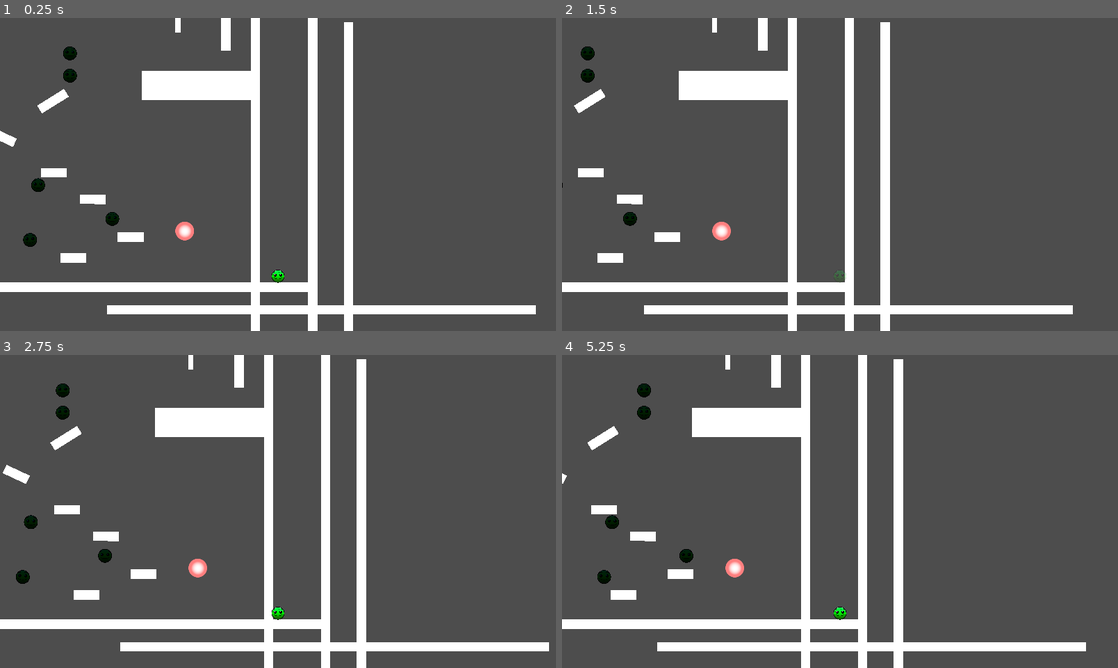
Above: before the commit, frames 1-4 (two rows, left to right).
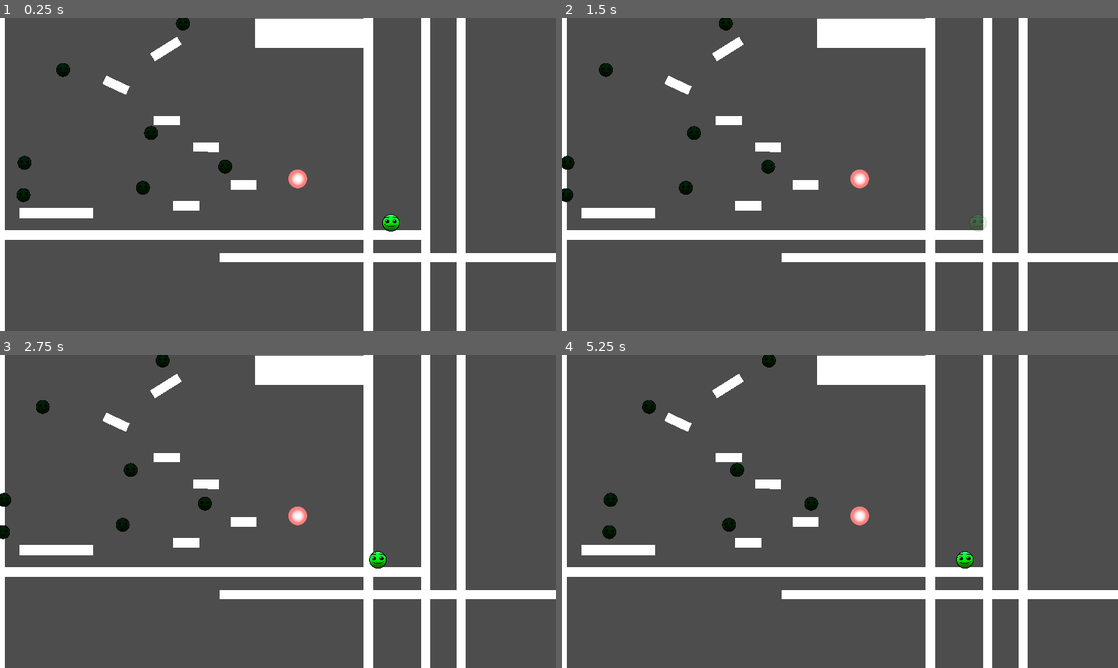
Above: after the commit, the same moments.

Repository: ReusableChopsticks/BreakoutBossfight
Game: Godot game, scene res://scenes/level_1/level.tscn
Two runs of this game, one before a commit and one after it. Both use one fixed random seed, a clock stepped at 60 frames per second and the inputs below.
Inputs:
- Up to frame 1 (0.25 s): no input
- Up to frame 2 (1.5 s): tap Enter at 0.5 s; hold Right (move_right) from 0.53 s (still down); tap X (attack) at 0.6 s; tap Z (jump) at 0.77 s; tap C (dash) at 0.8, 1.35 s
- Up to frame 3 (2.75 s): tap Z (jump) at 1.52 s; tap X (attack) at 1.55, 2.1 s; release Right (move_right) at 2.03 s; hold Left (move_left) from 2.03 s (still down); tap C (dash) at 2.3 s
- Up to frame 4 (5.25 s): release Left (move_left) at 2.78 s; hold Right (move_right) 2.78-4.28 s; tap C (dash) at 2.85, 3.8, 4.35 s; tap Z (jump) at 3.02, 3.77, 4.52 s; tap X (attack) at 3.05, 3.6, 4.55, 5.1 s; hold Left (move_left) 4.28-5.03 s; hold Right (move_right) from 5.03 s (still down)

The runs differ from the first frame. In frame 1, 24% of the frame differs, in the area x 0-100%, y 0-100%; in frame 2, 23%; in frame 3, 23%; in frame 4, 24%.

Commit message:
weapon deflect POC added
- demo code, not final!!!
- global PlayerStats autoload
- bullets now require a deflect() function

Diff:
--- a/components/health_component.gd
+++ b/components/health_component.gd
@@ -9,6 +9,6 @@
 
 func damage(attack: Attack):
 	health -= attack.attack_damage
-	print("HEALTH: " + str(health))
+	#print("HEALTH: " + str(health))
 	if health <= 0:
-		print("HEALTH COMPONENT ANNOUNCES I AM DEAD")
+		print(get_parent().name + " IS DEAD")
--- /dev/null
+++ b/components/player_stats.gd
@@ -0,0 +1,7 @@
+extends Node
+
+"""
+Global player stats!!!
+"""
+# always either left (-1) or right (1)
+@export var facing_dir: int = 1
--- a/entities/attacks/AttackSpawner.gd
+++ /dev/null
@@ -1,15 +0,0 @@
-extends Node2D
-class_name AttackSpawner
-
-@export var bullet_scene: PackedScene = preload("res://entities/projectiles/basic_bullet.tscn")
-
-func _physics_process(delta):
-	pass
-
-
-func _on_timer_timeout():
-	var bullet: BasicBullet = bullet_scene.instantiate()
-	var bullet_config = BulletConfig.new()
-	bullet_config.start_velocity = Vector2(200, 500)
-	bullet.setup(bullet_config)
-	add_child(bullet)
--- a/entities/attacks/attack_spawner.tscn
+++ /dev/null
@@ -1,17 +0,0 @@
-[gd_scene load_steps=3 format=3 uid="uid://cfoss4ealx7so"]
-
-[ext_resource type="Script" path="res://entities/attacks/AttackSpawner.gd" id="1_es2dd"]
-[ext_resource type="Texture2D" uid="uid://2wrj4s618ni1" path="res://graphics/scribbly_circle.png" id="2_5usuu"]
-
-[node name="AttackSpawner" type="Node2D"]
-script = ExtResource("1_es2dd")
-
-[node name="Timer" type="Timer" parent="."]
-wait_time = 0.3
-autostart = true
-
-[node name="Sprite2D" type="Sprite2D" parent="."]
-scale = Vector2(0.344, 0.344)
-texture = ExtResource("2_5usuu")
-
-[connection signal="timeout" from="Timer" to="." method="_on_timer_timeout"]
--- a/basic_attack.gd
+++ b/entities/attacks/basic_attack.gd
@@ -2,7 +2,7 @@
 class_name BasicAttack
 
 @export var bullet_scene: PackedScene
-@export var start_velocity: Vector2 = Vector2(200, 500)
+@export var start_velocity: Vector2 = Vector2(0, 500)
 @export_range(0.01, 2) var fire_interval: float = 0.5
 @export var fire_amount: int = 3
 
@@ -15,8 +15,6 @@
 	bullet_config.start_velocity = start_velocity
 	attack()
 
-
-
 func attack():
 	for i in range(fire_amount):
 		var bullet: BasicBullet = bullet_scene.instantiate().setup(bullet_config)
--- a/entities/attacks/basic_attack.tscn
+++ b/entities/attacks/basic_attack.tscn
@@ -1,9 +1,9 @@
 [gd_scene load_steps=4 format=3 uid="uid://bletqh7nbk4d4"]
 
 [ext_resource type="PackedScene" uid="uid://dp4we7hilr4fx" path="res://entities/attacks/base_attack.tscn" id="1_ehk2l"]
-[ext_resource type="Script" path="res://basic_attack.gd" id="2_i044q"]
+[ext_resource type="Script" path="res://entities/attacks/basic_attack.gd" id="2_7xksu"]
 [ext_resource type="PackedScene" uid="uid://rtah0mxab7rn" path="res://entities/projectiles/basic_bullet.tscn" id="3_idm1q"]
 
 [node name="BasicAttack" instance=ExtResource("1_ehk2l")]
-script = ExtResource("2_i044q")
+script = ExtResource("2_7xksu")
 bullet_scene = ExtResource("3_idm1q")
--- a/entities/player/player.gd
+++ b/entities/player/player.gd
@@ -70,7 +70,7 @@
 var is_invincible = false
 
 func check_collisions():
-	if is_on_floor() and not is_dashing and !can_dash:
+	if (is_on_floor() or is_on_wall_only()) and not is_dashing and !can_dash:
 		can_dash = true
 	handle_coyote()
 	handle_buffer()
@@ -182,6 +182,7 @@
 	# keep facing_dir to last direction facing when staying still
 	direction = signf(Input.get_axis("move_left", "move_right"))
 	facing_dir = direction if direction != 0 and not is_dashing else facing_dir
+	PlayerStats.facing_dir = facing_dir
 	# left and right movement on ground and air
 	if direction and not is_wall_jumping:
 		velocity.x = lerpf(velocity.x, direction * move_speed, move_lerp)
--- a/entities/player/player.tscn
+++ b/entities/player/player.tscn
@@ -1,12 +1,13 @@
-[gd_scene load_steps=10 format=3 uid="uid://bmrdkjqxvde8w"]
+[gd_scene load_steps=11 format=3 uid="uid://bmrdkjqxvde8w"]
 
 [ext_resource type="Texture2D" uid="uid://kmd51y4qv6mg" path="res://entities/player/dg2kcv3-c10a0bcc-f58a-488d-ba93-6fc6ec166b02.png" id="1_ly0om"]
 [ext_resource type="Script" path="res://entities/player/player.gd" id="1_pe5m7"]
 [ext_resource type="PackedScene" uid="uid://d0fobv6xejsab" path="res://components/hurtbox_component.tscn" id="3_wxa5a"]
 [ext_resource type="PackedScene" uid="uid://cqi1nqkntnpql" path="res://components/health_component.tscn" id="4_xw0fu"]
+[ext_resource type="PackedScene" uid="uid://b87gbpvxlbfcy" path="res://entities/weapon/weapon.tscn" id="5_0jjoe"]
 
 [sub_resource type="RectangleShape2D" id="RectangleShape2D_hs8eb"]
-size = Vector2(36.4878, 47.2195)
+size = Vector2(36.4878, 51.5122)
 
 [sub_resource type="Animation" id="Animation_bg51y"]
 resource_name = "RESET"
@@ -102,20 +103,17 @@
 move_lerp = 0.378
 friction_lerp = 0.5
 air_friction_lerp = 0.3
+wall_slide_speed = 200
 wjump_x_velocity = 800
 wjump_y_velocity = -800
 dash_velocity_multiplier = 2.0
 
-[node name="Camera2D" type="Camera2D" parent="."]
-offset = Vector2(0, -200)
-limit_bottom = 1100
-
 [node name="Sprite2D" type="Sprite2D" parent="."]
-scale = Vector2(0.04, 0.04)
+scale = Vector2(0.0536585, 0.0536585)
 texture = ExtResource("1_ly0om")
 
 [node name="PlayerHitbox" type="CollisionShape2D" parent="."]
-position = Vector2(-3.83796e-07, 0)
+position = Vector2(-3.83796e-07, 2.14635)
 shape = SubResource("RectangleShape2D_hs8eb")
 
 [node name="Timers" type="Node" parent="."]
@@ -140,7 +138,7 @@
 one_shot = true
 
 [node name="WallCoyoteTimer" type="Timer" parent="Timers"]
-wait_time = 0.2
+wait_time = 0.1
 one_shot = true
 
 [node name="WallJumpXBoostTimer" type="Timer" parent="Timers"]
@@ -167,6 +165,9 @@
 shape = SubResource("CircleShape2D_u187l")
 
 [node name="HealthComponent" parent="." instance=ExtResource("4_xw0fu")]
+max_health = 10
+
+[node name="Weapon" parent="." instance=ExtResource("5_0jjoe")]
 
 [connection signal="timeout" from="Timers/JumpHoldTimer" to="." method="_on_jump_hold_timer_timeout"]
 [connection signal="timeout" from="Timers/CoyoteTimer" to="." method="_on_coyote_timer_timeout"]
--- a/entities/projectiles/base_bullet.gd
+++ b/entities/projectiles/base_bullet.gd
@@ -1,5 +1,11 @@
 extends CharacterBody2D
 class_name BaseBullet
 
+"""
+All bullets must have these functions:
+	setup(config: BulletConfig) # constructor
+	deflect() # changes bullet state after player attack
+"""
+
 var is_normal: bool
 var is_deflected: bool
--- a/entities/projectiles/basic_bullet.gd
+++ b/entities/projectiles/basic_bullet.gd
@@ -6,6 +6,14 @@
 	velocity = bullet.start_velocity
 	return self
 
+func deflect():
+	is_deflected = true
+	# set to bounce off environment (walls)
+	set_collision_mask_value(3, true)
+	# set to player bullet
+	set_collision_layer_value(5, true)
+	set_collision_layer_value(4, false)
+
 func _physics_process(delta):
 	var col_info = move_and_collide(velocity * delta)
 	if col_info:
--- a/entities/projectiles/basic_bullet.tscn
+++ b/entities/projectiles/basic_bullet.tscn
@@ -11,6 +11,7 @@
 radius = 31.0161
 
 [node name="BasicBullet" instance=ExtResource("1_yyb4r")]
+collision_mask = 64
 script = ExtResource("2_ofm20")
 
 [node name="CollisionShape2D" type="CollisionShape2D" parent="." index="0"]
--- /dev/null
+++ b/entities/weapon/weapon.gd
@@ -0,0 +1,33 @@
+extends Node2D
+
+@onready var up_attack_area: Area2D = $UpAttackArea
+@onready var down_attack_area: Area2D = $DownAttackArea
+@onready var left_attack_area: Area2D = $LeftAttackArea
+@onready var right_attack_area: Area2D = $RightAttackArea
+
+# Called when the node enters the scene tree for the first time.
+func _ready():
+	pass # Replace with function body.
+
+
+var attack_area
+func _process(delta):
+	print(PlayerStats.facing_dir)
+	if Input.is_action_just_pressed("attack"):
+		if Input.is_action_pressed("face up"):
+			attack_area = up_attack_area
+		elif Input.is_action_pressed("move_down"):
+			attack_area = down_attack_area
+		elif PlayerStats.facing_dir >= 1:
+			attack_area = right_attack_area
+		else:
+			attack_area = left_attack_area
+
+		for area in attack_area.get_overlapping_areas():
+			if area.get_parent() is BaseBullet:
+				area.get_parent().deflect()
+
+
+
+func weapon_attack():
+	pass
--- /dev/null
+++ b/entities/weapon/weapon.tscn
@@ -0,0 +1,50 @@
+[gd_scene load_steps=6 format=3 uid="uid://b87gbpvxlbfcy"]
+
+[ext_resource type="Script" path="res://entities/weapon/weapon.gd" id="1_pl645"]
+
+[sub_resource type="RectangleShape2D" id="RectangleShape2D_45dfk"]
+size = Vector2(84, 20)
+
+[sub_resource type="RectangleShape2D" id="RectangleShape2D_hfdvy"]
+size = Vector2(66, 34)
+
+[sub_resource type="RectangleShape2D" id="RectangleShape2D_w36ce"]
+size = Vector2(34, 104)
+
+[sub_resource type="RectangleShape2D" id="RectangleShape2D_80u2e"]
+size = Vector2(33, 98)
+
+[node name="Weapon" type="Node2D"]
+script = ExtResource("1_pl645")
+
+[node name="UpAttackArea" type="Area2D" parent="."]
+collision_layer = 64
+collision_mask = 8
+
+[node name="CollisionShape2D" type="CollisionShape2D" parent="UpAttackArea"]
+position = Vector2(0, -54)
+shape = SubResource("RectangleShape2D_45dfk")
+
+[node name="DownAttackArea" type="Area2D" parent="."]
+collision_layer = 64
+collision_mask = 8
+
+[node name="CollisionShape2D" type="CollisionShape2D" parent="DownAttackArea"]
+position = Vector2(0, 30)
+shape = SubResource("RectangleShape2D_hfdvy")
+
+[node name="LeftAttackArea" type="Area2D" parent="."]
+collision_layer = 64
+collision_mask = 8
+
+[node name="CollisionShape2D" type="CollisionShape2D" parent="LeftAttackArea"]
+position = Vector2(-46, -12)
+shape = SubResource("RectangleShape2D_w36ce")
+
+[node name="RightAttackArea" type="Area2D" parent="."]
+collision_layer = 64
+collision_mask = 8
+
+[node name="CollisionShape2D" type="CollisionShape2D" parent="RightAttackArea"]
+position = Vector2(45, -12)
+shape = SubResource("RectangleShape2D_80u2e")
--- a/project.godot
+++ b/project.godot
@@ -15,6 +15,10 @@
 config/features=PackedStringArray("4.2", "Forward Plus")
 config/icon="res://entities/projectiles/BasicBulletSprite.png"
 
+[autoload]
+
+PlayerStats="*res://components/player_stats.gd"
+
 [display]
 
 window/size/viewport_width=1920
@@ -23,6 +27,19 @@
 window/size/window_height_override=720
 window/stretch/mode="canvas_items"
 window/stretch/aspect="keep_height"
+
+[file_customization]
+
+folder_colors={
+"res://components/": "gray",
+"res://entities/": "orange",
+"res://entities/attacks/": "red",
+"res://entities/bosses/": "yellow",
+"res://entities/player/": "green",
+"res://entities/projectiles/": "pink",
+"res://graphics/": "yellow",
+"res://scenes/": "green"
+}
 
 [input]
 
@@ -76,6 +93,7 @@
 2d_physics/layer_4="EnemyBullets"
 2d_physics/layer_5="PlayerBullets"
 2d_physics/layer_6="PassableFloor"
+2d_physics/layer_7="Weapon"
 
 [physics]
 
--- a/scenes/TestLevel.tscn
+++ b/scenes/TestLevel.tscn
@@ -2,19 +2,65 @@
 
 [ext_resource type="PackedScene" uid="uid://dk4abp6w1e7fu" path="res://scenes/wall.tscn" id="1_6glxx"]
 [ext_resource type="PackedScene" uid="uid://bmrdkjqxvde8w" path="res://entities/player/player.tscn" id="2_eqnup"]
-[ext_resource type="PackedScene" uid="uid://cfoss4ealx7so" path="res://entities/attacks/attack_spawner.tscn" id="3_hdudn"]
+[ext_resource type="Texture2D" uid="uid://ch3gjk3kydrwv" path="res://graphics/biblically_accurate_angel_by_daniel_ironside_de9cdvn-pre.png" id="4_55tju"]
 [ext_resource type="PackedScene" uid="uid://bletqh7nbk4d4" path="res://entities/attacks/basic_attack.tscn" id="4_n21kn"]
 
 [node name="TestLevel" type="Node2D"]
 
 [node name="LeftWall" parent="." instance=ExtResource("1_6glxx")]
-position = Vector2(291, 413)
+position = Vector2(785, 1523)
 rotation = 1.5708
+scale = Vector2(0.141422, 19.665)
+collision_layer = 32
+collision_mask = 1
 
-[node name="AttackSpawner" parent="." instance=ExtResource("3_hdudn")]
-position = Vector2(208, 151)
+[node name="LeftWall7" parent="." instance=ExtResource("1_6glxx")]
+position = Vector2(781, 1599)
+rotation = 1.5708
+scale = Vector2(0.141422, 19.665)
+collision_mask = 1
 
 [node name="Player" parent="." instance=ExtResource("2_eqnup")]
+position = Vector2(770, 1028)
+
+[node name="Camera2D" type="Camera2D" parent="Player"]
+scale = Vector2(1.07317, 1.07317)
+offset = Vector2(0, -200)
 
 [node name="BasicAttack" parent="." instance=ExtResource("4_n21kn")]
-position = Vector2(359, 107)
+position = Vector2(1706, 517)
+start_velocity = Vector2(500, 600)
+fire_interval = 0.3
+fire_amount = 10
+
+[node name="BasicAttack2" parent="." instance=ExtResource("4_n21kn")]
+position = Vector2(260, 957)
+start_velocity = Vector2(-300, 600)
+fire_interval = 0.3
+fire_amount = 10
+
+[node name="LeftWall2" parent="." instance=ExtResource("1_6glxx")]
+position = Vector2(-1347, 179)
+scale = Vector2(0.141422, 11.825)
+
+[node name="LeftWall4" parent="." instance=ExtResource("1_6glxx")]
+position = Vector2(711, -983)
+rotation = 1.5708
+scale = Vector2(0.0159966, 22.7834)
+
+[node name="LeftWall3" parent="." instance=ExtResource("1_6glxx")]
+position = Vector2(2888, 137)
+scale = Vector2(0.141422, 12.545)
+
+[node name="BiblicallyAccurateAngelByDanielIronsideDe9Cdvn-pre" type="Sprite2D" parent="."]
+position = Vector2(726, 250)
+scale = Vector2(2.00597, 2.00597)
+texture = ExtResource("4_55tju")
+
+[node name="LeftWall5" parent="." instance=ExtResource("1_6glxx")]
+position = Vector2(-465, 941)
+scale = Vector2(0.141422, 1.98497)
+
+[node name="LeftWall6" parent="." instance=ExtResource("1_6glxx")]
+position = Vector2(2199, 941)
+scale = Vector2(0.141422, 1.98497)
--- /dev/null
+++ b/scenes/small_test_level.tscn
@@ -0,0 +1,69 @@
+[gd_scene load_steps=5 format=3 uid="uid://ck26egagsemx1"]
+
+[ext_resource type="PackedScene" uid="uid://bmrdkjqxvde8w" path="res://entities/player/player.tscn" id="1_kbjuk"]
+[ext_resource type="PackedScene" uid="uid://dk4abp6w1e7fu" path="res://scenes/wall.tscn" id="2_ud0kp"]
+[ext_resource type="Texture2D" uid="uid://ch3gjk3kydrwv" path="res://graphics/biblically_accurate_angel_by_daniel_ironside_de9cdvn-pre.png" id="3_m1ugf"]
+[ext_resource type="PackedScene" uid="uid://bletqh7nbk4d4" path="res://entities/attacks/basic_attack.tscn" id="4_rxm1x"]
+
+[node name="SmallTestLevel" type="Node2D"]
+
+[node name="Player" parent="." instance=ExtResource("1_kbjuk")]
+position = Vector2(961, 958)
+
+[node name="Camera2D" type="Camera2D" parent="Player"]
+offset = Vector2(0, -200)
+limit_bottom = 1400
+editor_draw_limits = true
+
+[node name="LeftWall" parent="." instance=ExtResource("2_ud0kp")]
+position = Vector2(-214, 503)
+
+[node name="LeftWall4" parent="." instance=ExtResource("2_ud0kp")]
+position = Vector2(185, 766)
+scale = Vector2(0.141422, 1.10497)
+
+[node name="LeftWall5" parent="." instance=ExtResource("2_ud0kp")]
+position = Vector2(1706, 764)
+scale = Vector2(0.141422, 1.10497)
+
+[node name="LeftWall6" parent="." instance=ExtResource("2_ud0kp")]
+position = Vector2(965, 742)
+scale = Vector2(0.141422, 1.10497)
+
+[node name="LeftWall2" parent="." instance=ExtResource("2_ud0kp")]
+position = Vector2(2223, 503)
+
+[node name="LeftWall3" parent="." instance=ExtResource("2_ud0kp")]
+position = Vector2(961, 1078)
+rotation = 1.5708
+scale = Vector2(0.141422, 11.545)
+
+[node name="LeftWall7" parent="." instance=ExtResource("2_ud0kp")]
+position = Vector2(1001, -199)
+rotation = 1.5708
+scale = Vector2(0.141422, 11.545)
+
+[node name="BiblicallyAccurateAngelByDanielIronsideDe9Cdvn-pre" type="Sprite2D" parent="."]
+position = Vector2(969, 205)
+scale = Vector2(0.608955, 0.608955)
+texture = ExtResource("3_m1ugf")
+
+[node name="BasicAttack" parent="." instance=ExtResource("4_rxm1x")]
+position = Vector2(296, 557)
+start_velocity = Vector2(100, 500)
+fire_amount = 10
+
+[node name="BasicAttack2" parent="." instance=ExtResource("4_rxm1x")]
+position = Vector2(1695, 966)
+start_velocity = Vector2(-100, 500)
+fire_amount = 10
+
+[node name="BasicAttack4" parent="." instance=ExtResource("4_rxm1x")]
+position = Vector2(826, 569)
+start_velocity = Vector2(-100, 500)
+fire_amount = 10
+
+[node name="BasicAttack3" parent="." instance=ExtResource("4_rxm1x")]
+position = Vector2(1196, 575)
+start_velocity = Vector2(100, 500)
+fire_amount = 10
Binary file added: graphics/biblically_accurate_angel_by_daniel_ironside_de9cdvn-pre.png
Not shown, added: graphics/biblically_accurate_angel_by_daniel_ironside_de9cdvn-pre.png.import
